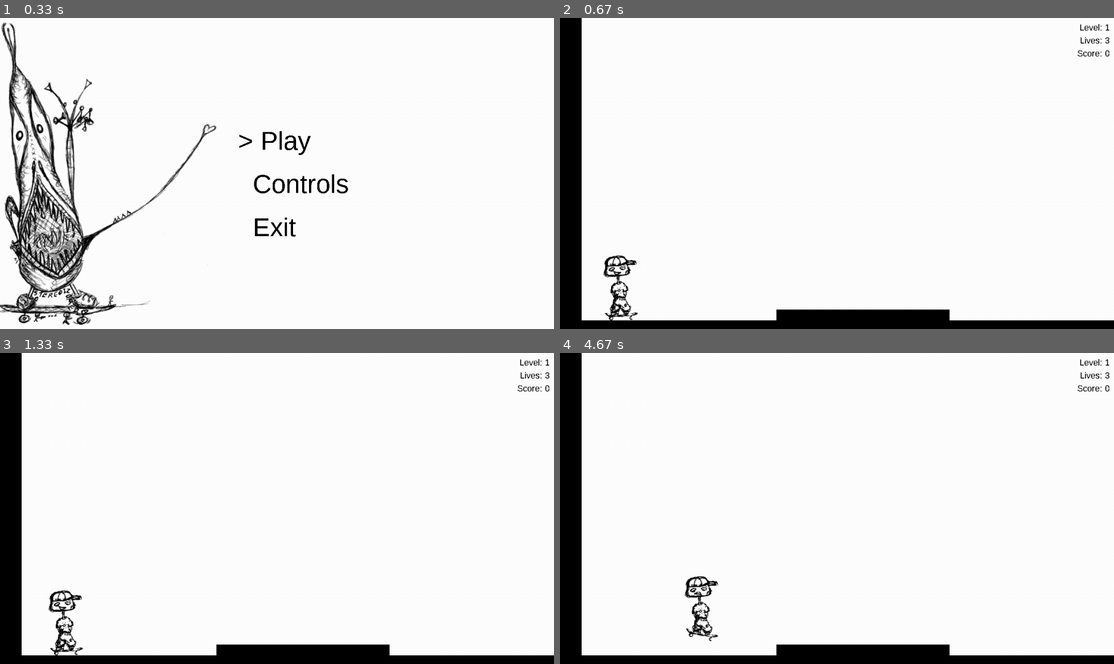
Above: before the commit, frames 1-4 (two rows, left to right).
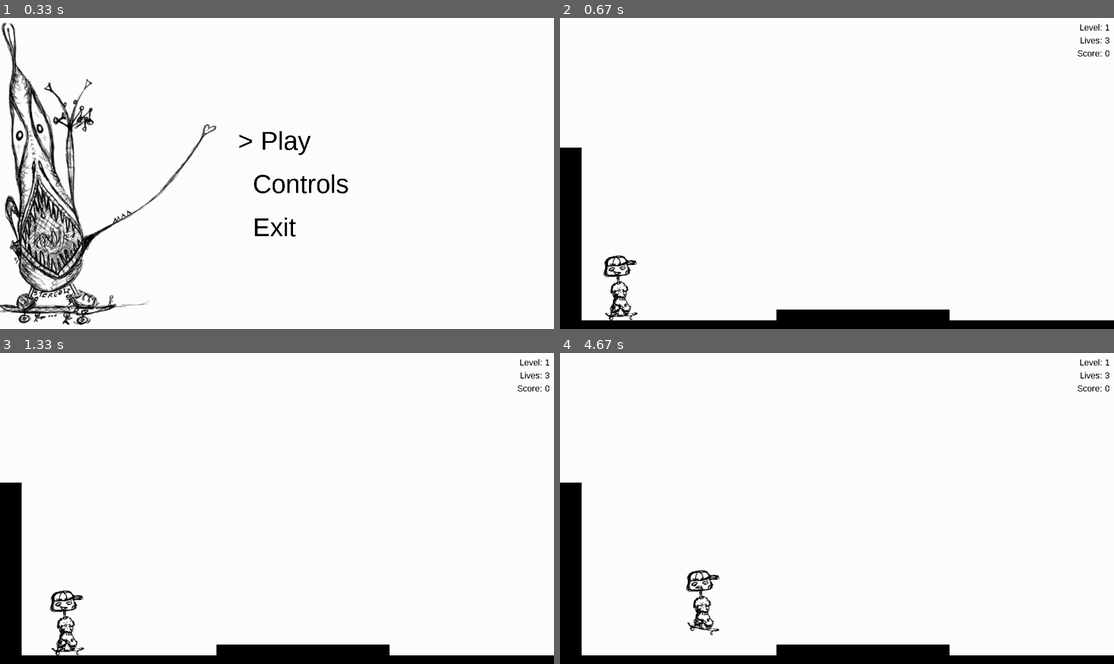
Above: after the commit, the same moments.

Repository: spookydoodle/bounce_pygame
Game: pygame game, started from main.py
Two runs of this game, one before a commit and one after it. Both use one fixed random seed, a clock stepped at 60 frames per second and the inputs below.
Inputs:
- Up to frame 1 (0.33 s): no input
- Up to frame 2 (0.67 s): tap Enter at 0.33 s
- Up to frame 3 (1.33 s): tap A at 0.67 s; tap D at 1 s
- Up to frame 4 (4.67 s): hold Up 1.33-1.8 s; hold Right 1.83-2.3 s; hold Left 2.33-2.87 s; hold Left 2.9-3.3 s; hold Right 3.73-4.37 s; hold Left from 4.4 s (still down); tap Space at 4.47 s

Frame 1 is identical in both runs. In frame 2, 1.7% of the frame differs, in the area x 0-4%, y 0-42%; in frame 3, 2.2%; in frame 4, 2.4%, in the area x 0-29%, y 0-93%.

Commit message:
started replacing collision methods from game with obstacle class methods

Diff:
--- a/skater/game.py
+++ b/skater/game.py
@@ -13,7 +13,7 @@
         self.active_state = "game"
         self.level = 0
 
-        self.game_board = GameBoard([])
+        self.gameboard = GameBoard([])
 
         self.player = Player(speed = 4)
         self.player.rect.x = 100
@@ -39,7 +39,7 @@
 
         if self.new_level:
             self.level += 1
-            self.game_board.obstacles = self.create_obstacles()
+            self.gameboard.obstacles = self.create_obstacles()
             self.player.rect.x = 100
             self.player.rect.bottom = 700
             self.new_level = False
@@ -57,11 +57,11 @@
                     self.CameraX = 0
 
                 self.check_collisions()
-                self.player.move(screen, event, self.CameraX)
+                self.player.move(screen, event, self.gameboard, self.CameraX)
 
                 # The player cannot fall lower than the highest of obstacles under him
                 falling_limit = min(obstacle.rect.top for obstacle in self.obstacles_under())
-                self.player.move_y(falling_limit)
+                self.player.move_y(self.gameboard, falling_limit)
                 self.change_obstacles_pos_cam()
                 self.check_game_result()
 
@@ -80,9 +80,9 @@
 
         obstacle2 = Obstacle(image = pygame.Surface([400, 25]), x = 500, y = 675)
 
-        obstacle3 = Obstacle(image = pygame.Surface([50, 700]), x = 0, y = 0)
-
-        obstacle4 = Obstacle(image = pygame.Surface([50, 700]), x = 1950, y = 0)
+        obstacle3 = Obstacle(image = pygame.Surface([50, 400]), x = 0, y = 300)
+
+        obstacle4 = Obstacle(image = pygame.Surface([50, 400]), x = 1950, y = 300)
 
         obstacles = [ground, obstacle2, obstacle3, obstacle4]
 
@@ -95,56 +95,55 @@
         """
         ans = [
             obstacle
-            for obstacle in self.game_board.obstacles
+            for obstacle in self.gameboard.obstacles
             if obstacle.is_under(self.player.rect)]
         return ans
 
 
     def change_obstacles_pos_cam(self):
-        for sprite in self.game_board.obstacles: sprite.rect.x -= self.CameraX
+        for sprite in self.gameboard.obstacles: sprite.rect.x -= self.CameraX
 
 
     def check_collisions(self):
-        var1 = (self.player.is_colliding_r, self.player.is_colliding_l, self.player.is_colliding_b, self.player.rect.bottom)
         # reset collision flags
-        self.player.is_colliding_l = False
-        self.player.is_colliding_r = False
+        #self.player.is_colliding_l = False
+        #self.player.is_colliding_r = False
         self.player.is_colliding_t = False
         self.player.is_colliding_b = False
 
         # set collision flags if player collides with an obstacle
-        collision_list = pygame.sprite.spritecollide(self.player, self.game_board.obstacles, False)
+        collision_list = pygame.sprite.spritecollide(self.player, self.gameboard.obstacles, False)
 
         for obstacle in collision_list:
 
-            self.check_collision_r(obstacle)
-            self.check_collision_l(obstacle)
+            #self.check_collision_r(obstacle)
+            #self.check_collision_l(obstacle)
             #self.check_collision_t(obstacle)
             self.check_collision_b(obstacle)
 
 
-    # check collision player_right - obstacle_left
-    def check_collision_r(self, obstacle):
-
-        if pygame.sprite.collide_rect(self.player, obstacle) \
-            and self.player.rect.left <= obstacle.rect.left \
-            and self.player.rect.right >= obstacle.rect.left \
-            and self.player.rect.bottom > obstacle.rect.top:
-
-            self.player.stop_movement_x()
-            self.player.is_colliding_r = True
-
-
-    # check collision player_left - obstacle_right
-    def check_collision_l(self, obstacle):
-
-        if pygame.sprite.collide_rect(self.player, obstacle) \
-            and self.player.rect.left <= obstacle.rect.right \
-            and self.player.rect.right >= obstacle.rect.right \
-            and self.player.rect.bottom > obstacle.rect.top:
-
-            self.player.stop_movement_x()
-            self.player.is_colliding_l = True
+    ## check collision player_right - obstacle_left
+    #def check_collision_r(self, obstacle):
+
+    #    if pygame.sprite.collide_rect(self.player, obstacle) \
+    #        and self.player.rect.left <= obstacle.rect.left \
+    #        and self.player.rect.right >= obstacle.rect.left \
+    #        and self.player.rect.bottom > obstacle.rect.top:
+
+    #        self.player.stop_movement_x()
+    #        self.player.is_colliding_r = True
+
+
+    ## check collision player_left - obstacle_right
+    #def check_collision_l(self, obstacle):
+
+    #    if pygame.sprite.collide_rect(self.player, obstacle) \
+    #        and self.player.rect.left <= obstacle.rect.right \
+    #        and self.player.rect.right >= obstacle.rect.right \
+    #        and self.player.rect.bottom > obstacle.rect.top:
+
+    #        self.player.stop_movement_x()
+    #        self.player.is_colliding_l = True
 
 
     # check collision player_bottom - obstacle_top - not working yet
@@ -229,7 +228,7 @@
 
         # draw sprites (player and obstacles)
         draw_sprite(screen, self.player)
-        for sprite in self.game_board.obstacles:
+        for sprite in self.gameboard.obstacles:
             draw_sprite(screen, sprite)
 
         # Draw scores in right top corner
--- a/skater/gameboard.py
+++ b/skater/gameboard.py
@@ -3,3 +3,40 @@
 
     def __init__(self, obstacles):
         self.obstacles = obstacles
+
+
+    #def change_obstacles_pos_cam(self):
+    #    for obstacle in self.obstacles: obstacle.rect.x -= self.CameraX
+
+
+    def obstacles_under(self, player):
+        """
+        All the obstacles currently positioned under the player
+        """
+        ans = [
+            obstacle
+            for obstacle in self.obstacles
+            if obstacle.is_under(player.rect)]
+        return ans
+
+
+    def obstacles_right(self, player):
+        """
+        All the obstacles currently positioned on the right to the player
+        """
+        ans = [
+            obstacle
+            for obstacle in self.obstacles
+            if obstacle.is_colliding_right(player.rect)]
+        return ans
+
+
+    def obstacles_left(self, player):
+        """
+        All the obstacles currently positioned on the left of the player
+        """
+        ans = [
+            obstacle
+            for obstacle in self.obstacles
+            if obstacle.is_colliding_left(player.rect)]
+        return ans
--- a/skater/menu.py
+++ b/skater/menu.py
@@ -1,6 +1,4 @@
 from .state import *
-from .game import *
-from .controls import *
 from .destination import Destination
 
 
--- a/skater/obstacles.py
+++ b/skater/obstacles.py
@@ -18,43 +18,6 @@
         self.rect.y = y
 
 
-    def obstacles_under(self):
-        """
-        All the obstacles currently positioned under the player
-        """
-        ans = [
-            obstacle
-            for obstacle in self.obstacles
-            if obstacle.is_under(self.player.rect)]
-        return ans
-
-
-    def obstacles_right(self):
-        """
-        All the obstacles currently positioned on the right to the player
-        """
-        ans = [
-            obstacle
-            for obstacle in self.obstacles
-            if obstacle.is_colliding_right(self.player.rect)]
-        return ans
-
-
-    def obstacles_left(self):
-        """
-        All the obstacles currently positioned on the left of the player
-        """
-        ans = [
-            obstacle
-            for obstacle in self.obstacles
-            if obstacle.is_colliding_left(self.player.rect)]
-        return ans
-
-
-    def change_obstacles_pos_cam(self):
-        for sprite in self.all_sprites: sprite.rect.x -= self.CameraX
-
-
     # collision player bottom - obstacle top
     def is_under(self, other_rect):
         return self.rect.bottom > other_rect.bottom and self.rect.left < other_rect.right and self.rect.right > other_rect.left
@@ -67,9 +30,9 @@
 
     # collision player right - obstacle left
     def is_colliding_right(self, other_rect):
-        return self.rect.left >= other_rect.left and self.rect.left <= other_rect.right and self.rect.top < oother_rect.bottom
+        return self.rect.left >= other_rect.left and self.rect.left <= other_rect.right and self.rect.top < other_rect.bottom
 
 
     # collision player left - obstacle right
     def is_colliding_left(self, other_rect):
-        return self.rect.right >= other_rect.left and self.rect.right <= other_rect.right and self.rect.top < oother_rect.bottom
+        return self.rect.right >= other_rect.left and self.rect.right <= other_rect.right and self.rect.top < other_rect.bottom
--- a/skater/player.py
+++ b/skater/player.py
@@ -45,8 +45,8 @@
         self.is_crash = False
 
         # these parameters are used to stop the player after hitting  obstacle on horizontal axis (x)
-        self.is_colliding_r = False
-        self.is_colliding_l = False
+        #self.is_colliding_r = False
+        #self.is_colliding_l = False
         self.is_colliding_t = False
         self.is_colliding_b = False
 
@@ -61,7 +61,7 @@
         self.image = pygame.image.load(path).convert_alpha()
 
     # handle user input
-    def move(self, screen, event, CameraX):
+    def move(self, screen, event, gameboard, CameraX):
 
         # set moving_direction_x parameter based on user input, except for when skater is in the air (is_jumping parameter)
         keystate = pygame.key.get_pressed()
@@ -97,29 +97,33 @@
 
 
         # call movement functions after handling user input
-        self.call_movement_functions(CameraX)
-
-
-    def call_movement_functions(self, CameraX):
-        self.move_x(CameraX)
+        self.call_movement_functions(gameboard, CameraX)
+
+
+    def call_movement_functions(self, gameboard, CameraX):
+        self.move_x(gameboard, CameraX)
         #self.check_crash()
         self.handle_images()
 
 
-    def move_x(self, CameraX):
-        # check if there was a collision in the direction of movement
-        if self.moving_direction_x > 0:
-            # moving to the right -> check if the player is blocked on the right hand side
-            blocked = self.is_colliding_r
-        elif self.moving_direction_x < 0:
-            # moving to the left
-            blocked = self.is_colliding_l
-        else:
-            # not moving -> don't care
-            blocked = False
-
-        if blocked:
+    def move_x(self, gameboard, CameraX):
+        ## check if there was a collision in the direction of movement
+        #if self.moving_direction_x > 0:
+        #    # moving to the right -> check if the player is blocked on the right hand side
+        #    blocked = self.is_colliding_r
+        #elif self.moving_direction_x < 0:
+        #    # moving to the left
+        #    blocked = self.is_colliding_l
+        #else:
+        #    # not moving -> don't care
+        #    blocked = False
+
+
+        if (self.moving_direction_x > 0 and len(gameboard.obstacles_right(self)) > 0) \
+            or (self.moving_direction_x < 0 and len(gameboard.obstacles_left(self)) > 0):
+
             self.stop_movement_x()
+
         else:
             # update the position according to previously computed speed
             self.rect.x += self.speed * self.moving_direction_x - CameraX
@@ -140,7 +144,7 @@
         self.is_jumping = True
         self.v_y = -self.v0  * 5 # NOTE: some random number
 
-    def move_y(self, floor):
+    def move_y(self, gameboard, floor):
         if not self.is_colliding_b:
             # Calculate y-acceleration (gravity pull)
             a = self.m * self.G
@@ -184,9 +188,9 @@
         self.is_falling = False
 
 
-    def check_crash(self):
-        if self.moving_direction_x != 0 and(self.is_colliding_l or self.is_colliding_r):
-            self.is_crash = True
+    #def check_crash(self):
+    #    if self.moving_direction_x != 0 and(self.is_colliding_l or self.is_colliding_r):
+    #        self.is_crash = True
 
 
     def handle_images(self):
